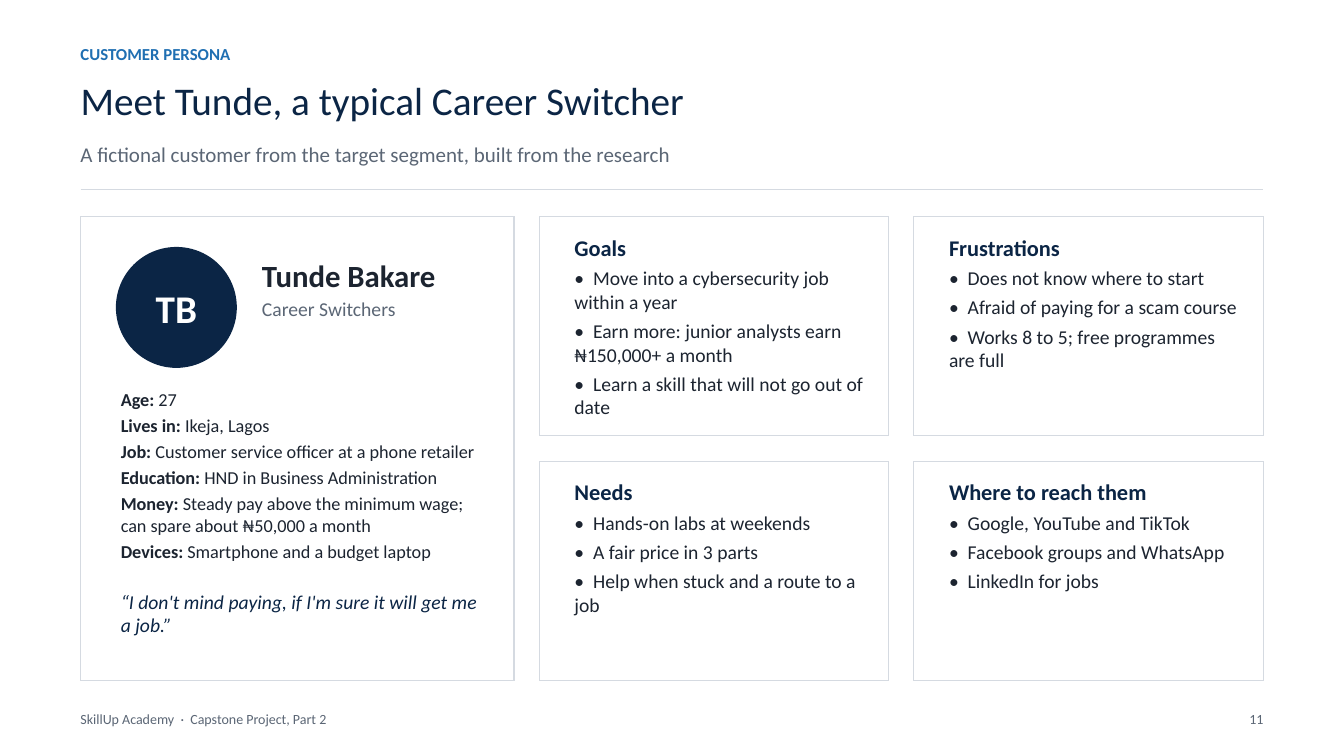
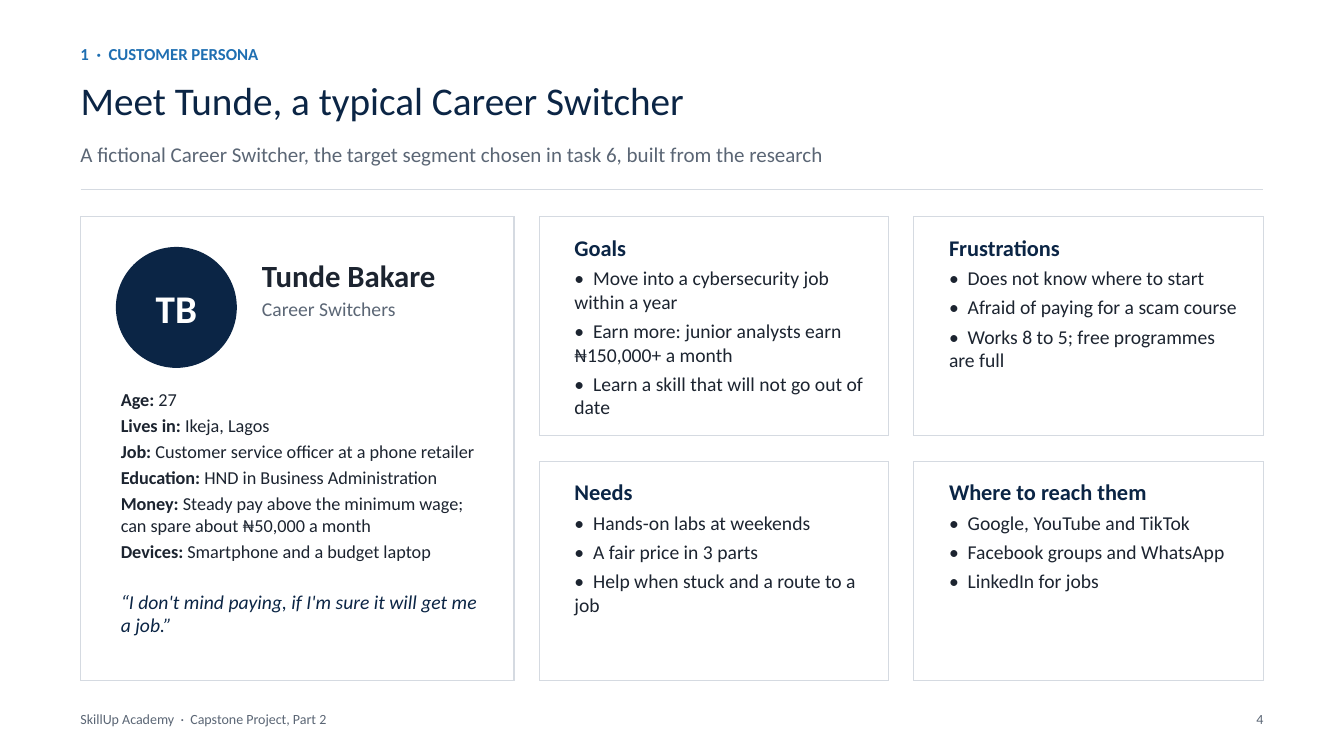
Before and after one commit to BadboyVee/BlackHoleeee, a slide deck: slide 4 of capstone/Customer_Analysis.pptx (slide 11 before the commit). Drawn at 1344x756 pixels with LibreOffice and Linux fonts; fonts in the diff are those of the drawing. Boxes give left, top, right and bottom in pixels: in the first picture for what was removed or moved away, otherwise in the second. Text is boxed around its words. In the diff, an @@ line names an element or a change of style, - is before the commit and + after.

```diff
--- a/capstone/Customer_Analysis.pptx
+++ b/capstone/Customer_Analysis.pptx
@@ text at (x1=80, y1=49, x2=258, y2=60): text changed @@
-CUSTOMER PERSONA
+1 · CUSTOMER PERSONA
@@ text at (x1=80, y1=147, x2=822, y2=166): text changed @@
-A fictional customer from the target segment, built from the research
+A fictional Career Switcher, the target segment chosen in task 6, built from the research
@@ text at (x1=1256, y1=715, x2=1263, y2=724): text changed @@
-11
+4
```
Also in this commit, not shown: 12 other slides changed, 2 slides added, 1 slide removed, 7 other files.
